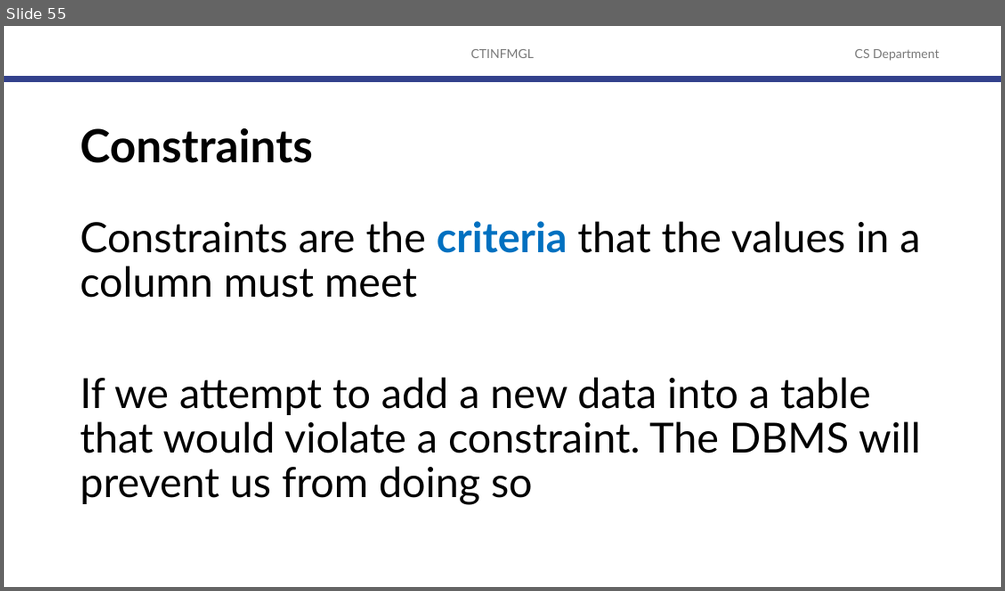
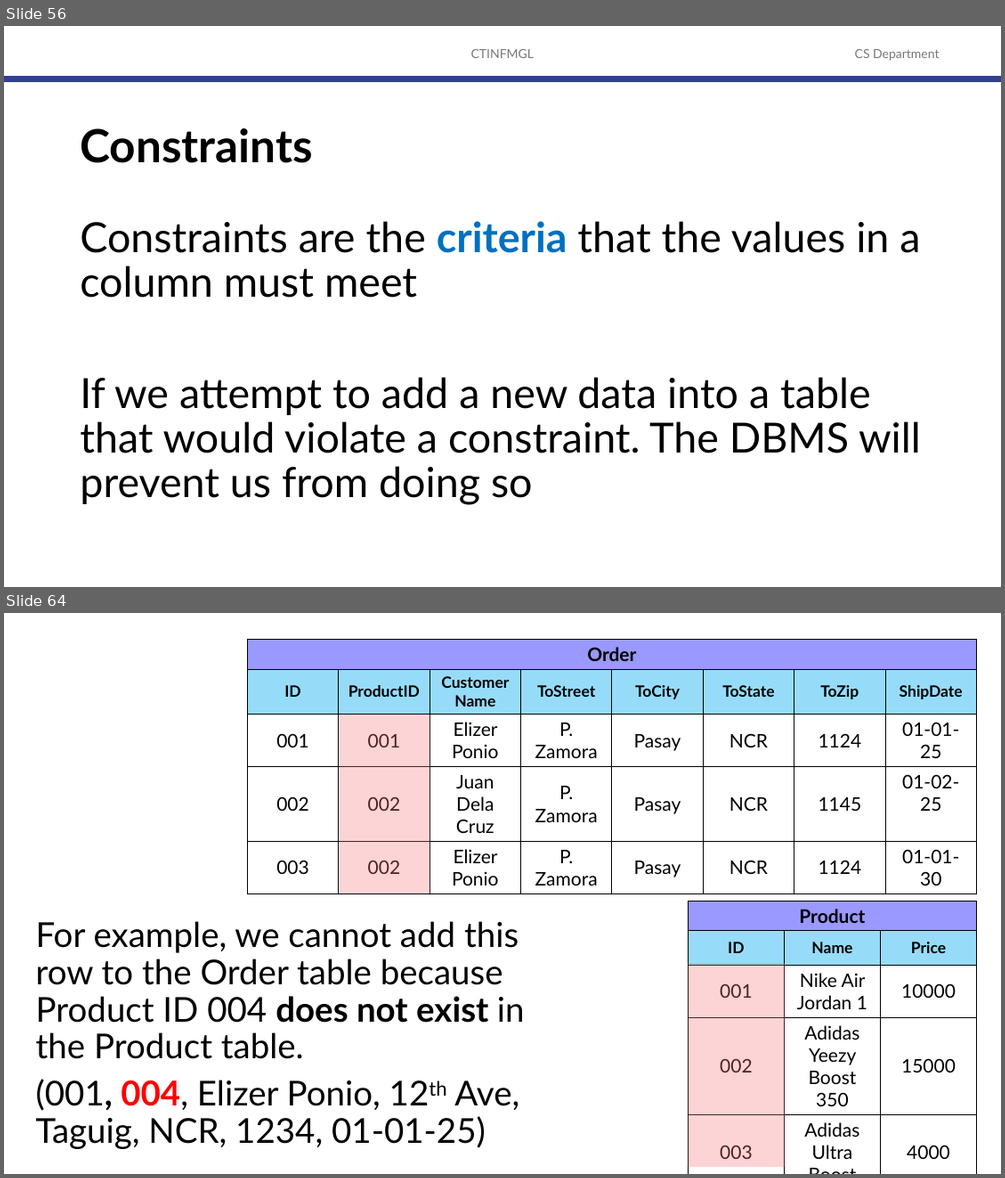
Before and after one commit to robitussin/CTINFMGL, a slide deck: 03 - The Relational Database Model/The Relational Model.pptx. Shown one above the other, each under a label of ours: slide 55 before the commit, slides 56 and 64 after it; the slides between them are not shown. The pictures are 1005x591 and 1005x1178 pixels, drawn with LibreOffice and Linux fonts; fonts in the diff are those of the drawing; background and template pictures are left out. Boxes give left, top, right and bottom in pixels: in the first picture for what was removed or moved away, otherwise in the second. Text is boxed around its words. In the diff, an @@ line names an element or a change of style, - is before the commit and + after.

```diff
--- a/03 - The Relational Database Model/The Relational Model.pptx
+++ b/03 - The Relational Database Model/The Relational Model.pptx
@@ slide 64 added at (4,613,1001,1174), background #FFFFFF @@
@@ table added at (247,639,977,1151), 5 rows, 8 columns @@
+Order |  |  |  |  |  |  | 
+ID | ProductID | CustomerName | ToStreet | ToCity | ToState | ToZip | ShipDate
+001 | 001 | Elizer Ponio | P. Zamora | Pasay | NCR | 1124 | 01-01-25
+002 | 002 | Juan / Dela Cruz | P. Zamora | Pasay | NCR | 1145 | 01-02-25
+003 | 002 | Elizer Ponio | P. Zamora | Pasay | NCR | 1124 | 01-01-30
@@ rectangle added at (340,714,430,893), fill #FB7275 at 30% opacity @@
@@ table added at (688,900,978,1167), 5 rows, 3 columns @@
+Product |  | 
+ID | Name | Price
+001 | Nike Air Jordan 1 | 10000
+002 | Adidas Yeezy Boost 350 | 15000
+003 | Adidas Ultra Boost | 4000
@@ text added at (36,921,525,1149), 33 pt, text #000000 @@
+For example, we cannot add this row to the Order table because Product ID 004 does not exist in the Product table.
+(001, 004, Elizer Ponio, 12th Ave, Taguig, NCR, 1234, 01-01-25)
@@ rectangle added at (688,963,785,1167), fill #FB7275 at 30% opacity @@
@@ what was slide 55 is now slide 56 @@
```
Also in this commit, not shown: 5 slides changed, 13 other slides added.
